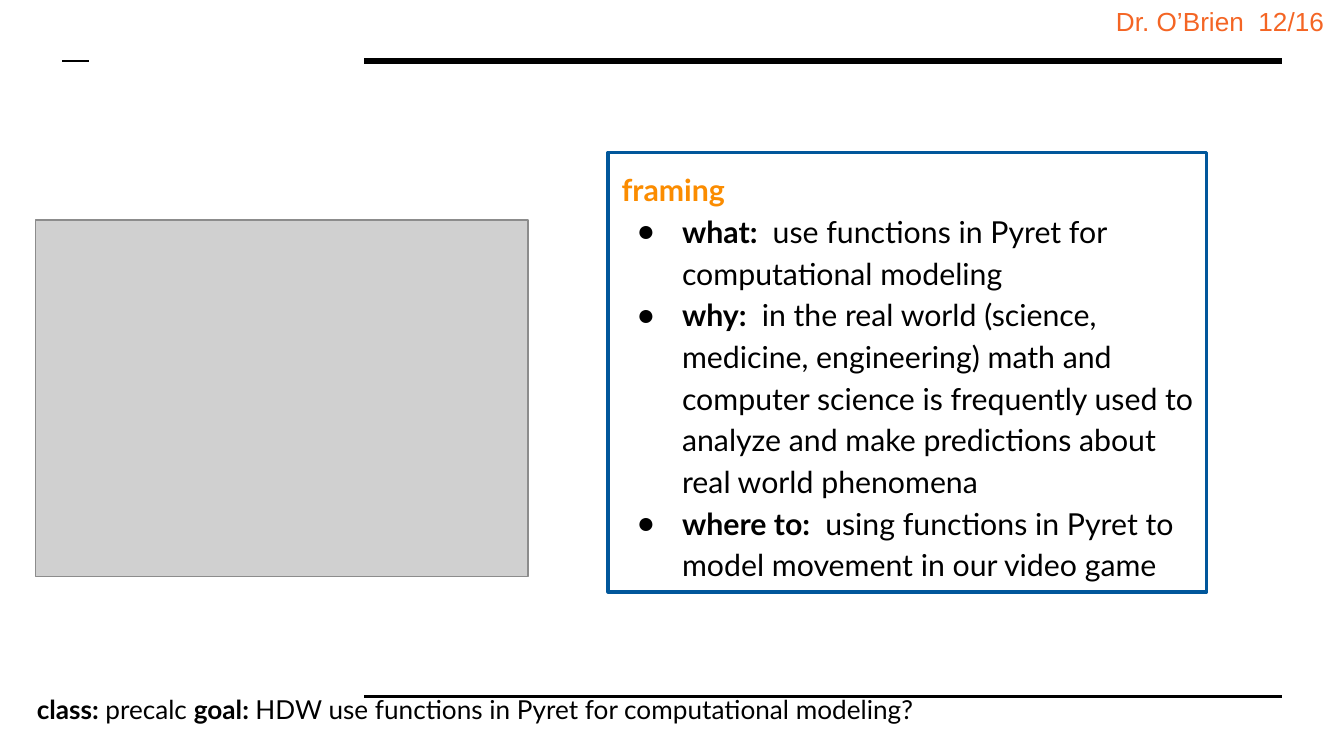
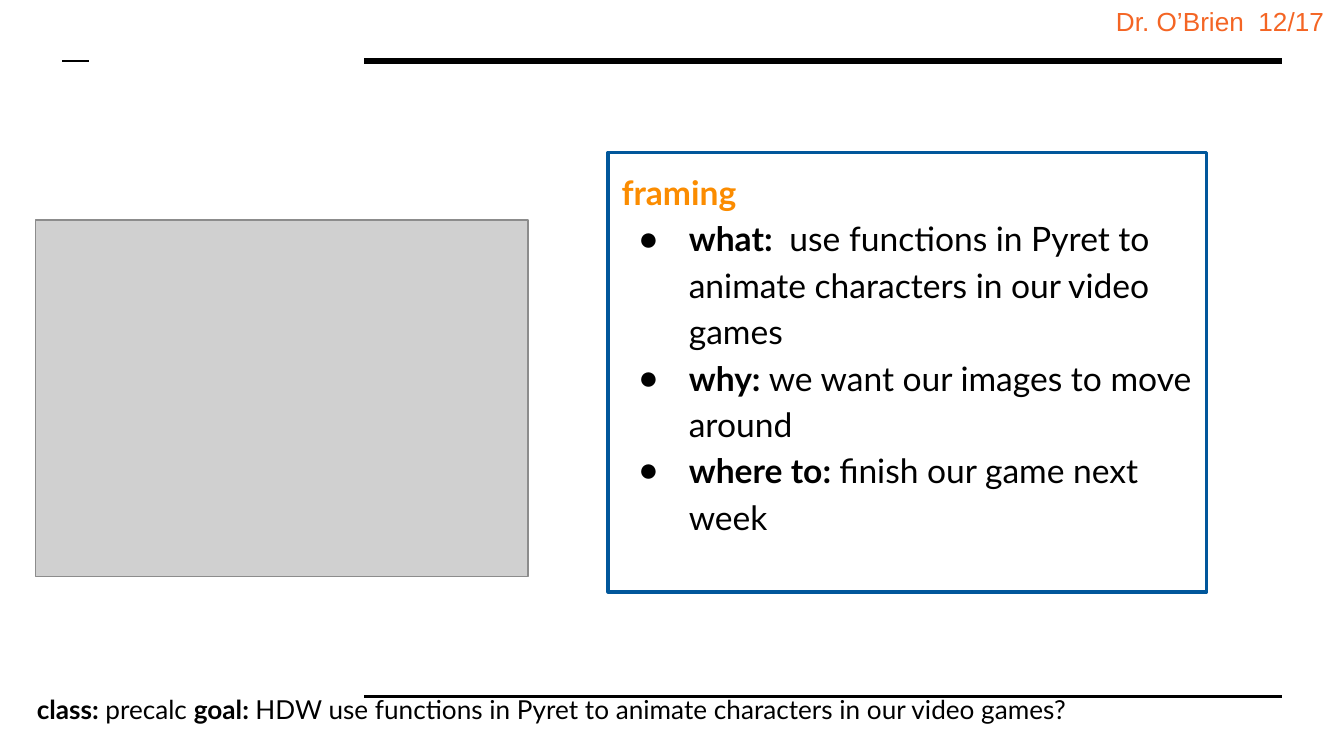
Before and after one commit to cobrien87/work, a slide deck: slide 4 of print/Precal_13_4.pptx (slide 3 before the commit). Drawn at 1344x756 pixels with LibreOffice and Linux fonts; fonts in the diff are those of the drawing; grey boxes stand for pictures; background and template pictures are left out. Boxes give left, top, right and bottom in pixels: in the first picture for what was removed or moved away, otherwise in the second. Text is boxed around its words. In the diff, an @@ line names an element or a change of style, - is before the commit and + after.

Commit message:
pptx

```diff
--- a/print/Precal_13_4.pptx
+++ b/print/Precal_13_4.pptx
@@ text at bbox=[1116, 12, 1323, 32]: text changed @@
-Dr. O’Brien 12/16
+Dr. O’Brien 12/17
@@ text in rectangle at bbox=[622, 180, 737, 211]: size 16.2 to 18 pt in "framing" @@
@@ text in rectangle at bbox=[689, 226, 1192, 531]: text changed; size 16.2 to 18 pt @@
-● what: use functions in Pyret for computational modeling
-● why: in the real world (science, medicine, engineering) math and computer science is frequently used to analyze and make predictions about real world phenomena
-● where to: using functions in Pyret to model movement in our video game
+● what: use functions in Pyret to animate characters in our video games
+● why: we want our images to move around
+● where to: finish our game next week
@@ text at bbox=[37, 697, 1066, 724]: text changed @@
-class: precalc goal: HDW use functions in Pyret for computational modeling?
+class: precalc goal: HDW use functions in Pyret to animate characters in our video games?
```
Also in this commit, not shown: 2 other slides changed, 3 slides added, 5 slides removed, 14 other files.
